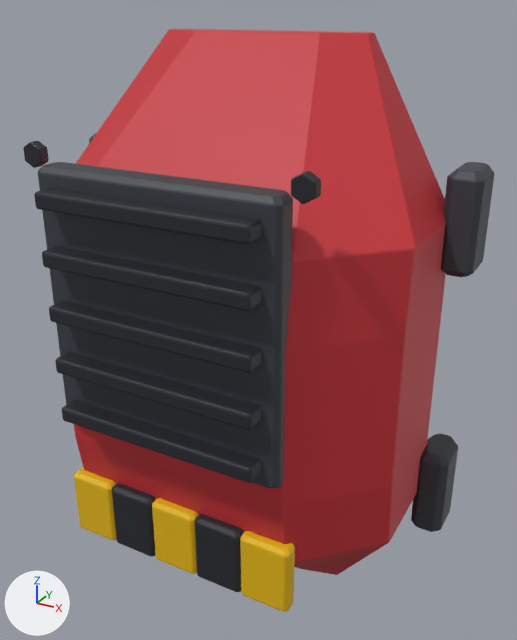
The FBX model Assets/Resources/ClamshellMeshes/ThighBack_Set01_Ironclad.fbx, before and after one commit.
Before and after are seen from a 50 mm lens placed at (0.414, -0.78, 0.391), pointed at (0.03, -0.081, 0.042). Arrows for +X, +Y and +Z are at lower left; the lights stay in place. The first picture is the older version. Where no turn or scale is listed for an object, it has been applied to the vertices.

The first picture shows 'ThighBack_Set01_Ironclad'.
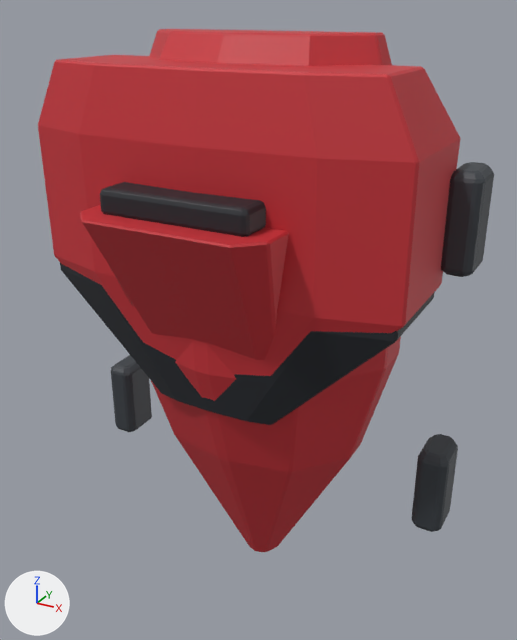
Where the change shows, as pixel boxes (x1, y1, x2, y2) in the pictures (517 x 640 px):
'ThighBack_Set01_Ironclad', reshaped (10% shorter): before (23, 29, 494, 612); after (38, 29, 494, 552)
part 1 of me_thighback_set01_ironclad_001, rebuilt: before (74, 29, 446, 575); after (150, 29, 401, 552)
part 2 of me_thighback_set01_ironclad_001, rebuilt: (441, 162, 494, 277) in both
part 3 of me_thighback_set01_ironclad_001, rebuilt: before (411, 433, 458, 532); after (411, 434, 458, 532)
part 4 of me_thighback_set01_ironclad_001, rebuilt (not visible before): after (111, 355, 152, 432)
part 5 of me_thighback_set01_ironclad_001, added: after (100, 182, 266, 237)
part 6 of me_thighback_set01_ironclad_001, added (black): after (60, 263, 435, 425)
part 7 of me_thighback_set01_ironclad_001, added (red): after (38, 55, 461, 376)
part 8 of me_thighback_set01_ironclad_001, added (red): after (80, 205, 289, 360)
part 9 of me_thighback_set01_ironclad_001, deleted: before (23, 141, 321, 612)
part 10 of me_thighback_set01_ironclad_001, deleted: before (38, 162, 293, 489)

What changed in the scene script:
```text
Change me_thighback_set01_ironclad_001:
    used by ob_thighback_set01_ironclad; location = (0.0, 0.0, 0.0)
    remove me_thighback_set01_ironclad_001.from_pydata(...)  # 1420 vertices, 1488 faces; spans x -0.265..0.265, y -0.268..0.03, z -0.365..0.365
    add me_thighback_set01_ironclad_001.from_pydata(...)  # 714 vertices, 728 faces; spans x -0.265..0.265, y -0.241..0.03, z -0.365..0.365
    me_thighback_set01_ironclad_001 part 1: the loose piece of 88 vertices spanning x -0.23..0.23, y -0.233..0.0, z -0.365..0.365 is rebuilt with 86 vertices and now spans x -0.189..0.189, y -0.172..0.0, z -0.365..0.365
    me_thighback_set01_ironclad_001 part 2: the loose piece of 84 vertices spanning x 0.225..0.265, y -0.03..0.03, z 0.117..0.234 is rebuilt with 84 vertices and now spans x 0.225..0.265, y -0.03..0.03, z 0.117..0.234
    me_thighback_set01_ironclad_001 part 3: the loose piece of 84 vertices spanning x 0.225..0.265, y -0.03..0.03, z -0.234..-0.117 is rebuilt with 84 vertices and now spans x 0.225..0.265, y -0.03..0.03, z -0.234..-0.117
    me_thighback_set01_ironclad_001 part 4: the loose piece of 84 vertices spanning x -0.265..-0.225, y -0.03..0.03, z -0.234..-0.117 is rebuilt with 84 vertices and now spans x -0.265..-0.225, y -0.03..0.03, z -0.234..-0.117
    me_thighback_set01_ironclad_001 part 5: a new loose piece of 84 vertices spanning x -0.09..0.09, y -0.213..-0.131, z 0.187..0.217, in mat_dark (black #23272d)
    me_thighback_set01_ironclad_001 part 6: a new loose piece of 68 vertices spanning x -0.223..0.223, y -0.174..0.0, z -0.062..0.318, in mat_dark (black #23272d)
    me_thighback_set01_ironclad_001 part 7: a new loose piece of 68 vertices spanning x -0.23..0.23, y -0.18..0.0, z -0.044..0.336, in mat_shell (red #c83038)
    me_thighback_set01_ironclad_001 part 8: a new loose piece of 32 vertices spanning x -0.115..0.115, y -0.241..-0.11, z -0.044..0.19, in mat_shell (red #c83038)
    me_thighback_set01_ironclad_001 part 9: 12 loose pieces with 912 vertices, spanning x -0.168..0.168, y -0.268..-0.216, z -0.234..0.261, are deleted
    me_thighback_set01_ironclad_001 part 10
    84 vertices are removed from x -0.143..0.143, y -0.246..-0.216, z -0.066..0.241
    88 faces are deleted
    other edits to the shape of me_thighback_set01_ironclad_001 do not show in these pictures
    remove me_thighback_set01_ironclad_001.materials.append(mat_hazard)  # yellow #e6b800
```
